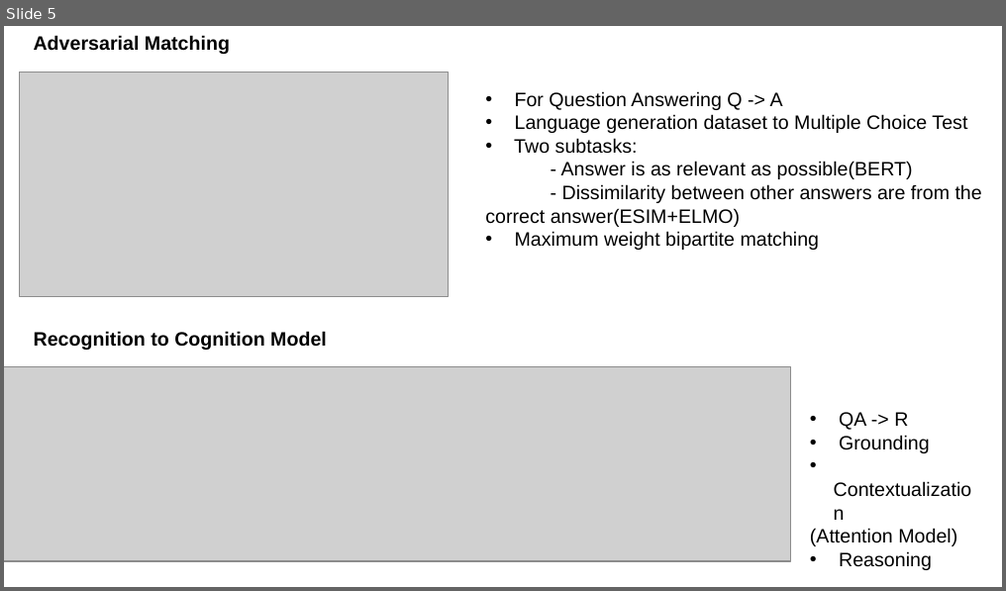
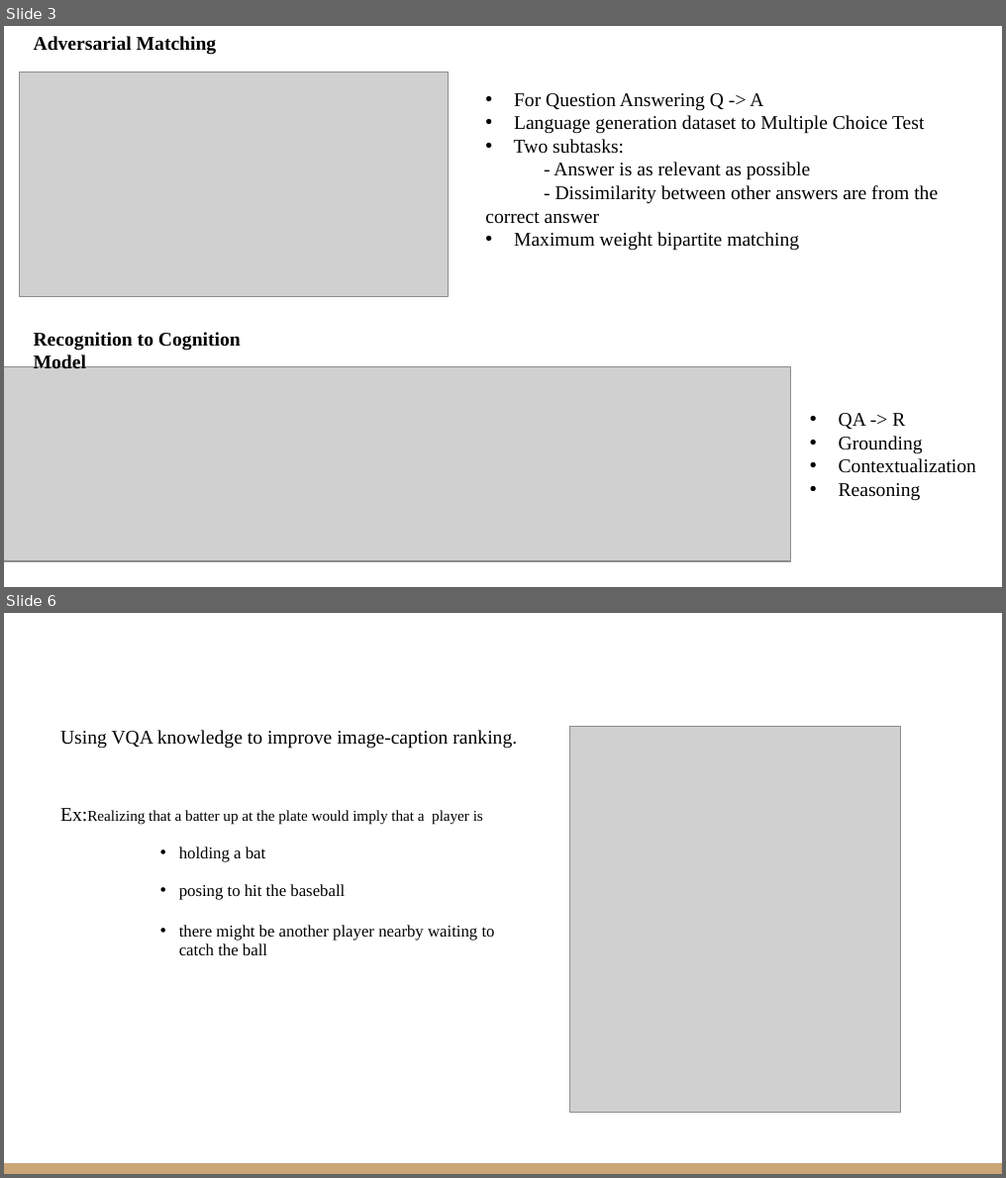
Before and after one commit to VarunBohara/Mini-Project-Documents, a slide deck: Literature Survey 2.pptx. Shown one above the other, each under a label of ours: slide 5 before the commit, slides 3 and 6 after it; the slides between them are not shown. The pictures are 1006x591 and 1006x1178 pixels, drawn with LibreOffice and Linux fonts; fonts in the diff are those of the drawing; grey boxes stand for pictures. Boxes give left, top, right and bottom in pixels: in the first picture for what was removed or moved away, otherwise in the second. Text is boxed around its words. In the diff, an @@ line names an element or a change of style, - is before the commit and + after.

```diff
--- a/Literature Survey 2.pptx
+++ b/Literature Survey 2.pptx
@@ slide 6 added at (4, 613, 1002, 1174), background #FFFFFF @@
@@ text added at (60, 730, 517, 956), 12 pt, text #000000 @@
+Using VQA knowledge to improve image-caption ranking.
+Ex:Realizing that a batter up at the plate would imply that a player is
+    • holding a bat
+    • posing to hit the baseball
+    • there might be another player nearby waiting to
+      catch the ball
@@ picture added at (570, 726, 901, 1113) @@
@@ rectangle added at (4, 1163, 1002, 1174), fill #CCA677 @@
@@ what was slide 5 is now slide 3 @@
@@ slide 3 changed as well @@
@@ text at (514, 93, 924, 251): font Arial to Times New Roman in "For Question Answering Q -> A", "Language generation dataset to Multiple Choice Test", "Two subtasks:", "Maximum weight bipartite matching" @@
@@ text at (485, 162, 938, 224): text changed; font Arial to Times New Roman @@
-- Answer is as relevant as possible(BERT)
-- Dissimilarity between other answers are from the correct answer(ESIM+ELMO)
+- Answer is as relevant as possible
+- Dissimilarity between other answers are from the correct answer
@@ font Arial to Times New Roman in 3 elements at (34, 36, 217, 55), (34, 332, 241, 369), (839, 413, 976, 501) @@
@@ text at (810, 528, 957, 547): paragraph removed @@
-(Attention Model)
```
Also in this commit, not shown: 1 other slide changed, 13 other slides added, 9 slides removed.
